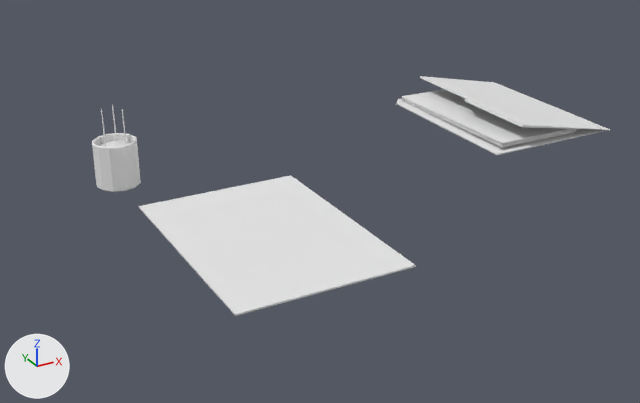
Renders of the FBX model Assets/Models/ModelosSemana3Pedro.fbx from each side of a commit.
One viewpoint serves both versions: a 50 mm lens placed at (-6.51, -7.13, 3.23), pointed at (-2.79, -0.37, -0.15). The axes (+X, +Y, +Z) are drawn at lower left. The lights are the same throughout.

Names of what the first picture shows: 'Caneca', 'Pasta', 'Promocao'.
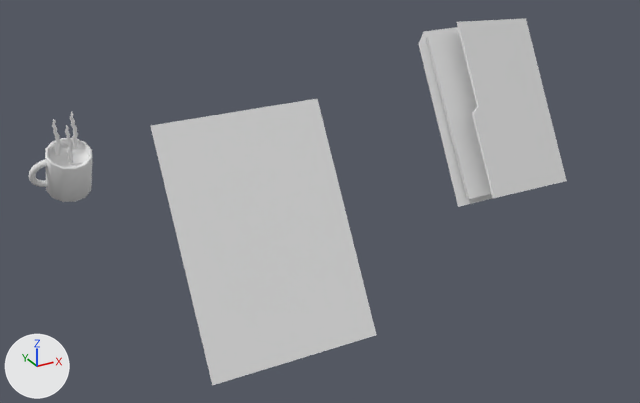
Where the newer file only moved an object's origin or applied its transform, the numbers keep the older frame.

What changed in the scene script:
```text
Change me_pasta_001:
    where me_pasta_001.from_pydata(...)  # 86 vertices, 69 faces; spans x -0.65..0.94, y -0.98..1.02, z -0.09..0.2
    used by ob_pasta; location = (-0.182, 0.423, 0.119)
    me_pasta_001 part 9: the whole mesh is turned 60 degrees about the x axis through the mesh origin
Change me_mesh:
    used by ob_caneca; location = (-4.595, 0.0, 0.465)
    remove me_mesh.from_pydata(...)  # 1336 vertices, 1312 faces; spans x -0.194..0.194, y -0.194..0.332, z -0.205..0.493
    add me_mesh.from_pydata(...)  # 1096 vertices, 1082 faces; spans x -33.241..19.378, y -26.216..49.398, z -25.752..25.752
    me_mesh part 1: the loose piece of 272 vertices spanning x -0.028..0.028, y 0.184..0.332, z -0.145..0.16 is multiplied about the mesh origin by the matrix ((0.0, -100.0, 0.0), (42.262, 0.0, 90.631), (-90.631, 0.0, 42.262))
    me_mesh part 2: the loose piece of 250 vertices spanning x -0.089..-0.078, y -0.033..0.024, z 0.135..0.493 is multiplied about its middle by the matrix ((0.0, -100.0, 0.0), (0.0, 0.0, 100.0), (-100.0, 0.0, 0.0)), then moved by (-6.774, 28.602, 0.556)
    me_mesh part 3: the loose piece of 250 vertices spanning x 0.028..0.039, y 0.04..0.097, z 0.135..0.493 is multiplied about its middle by the matrix ((0.0, -100.0, 0.0), (0.0, 0.0, 100.0), (-100.0, 0.0, 0.0)), then moved by (8.866, 31.464, -2.974)
    me_mesh part 4: the loose piece of 250 vertices spanning x 0.063..0.074, y -0.118..-0.06, z 0.135..0.493 is multiplied about its middle by the matrix ((0.0, -100.0, 0.0), (0.0, 0.0, 100.0), (-100.0, 0.0, 0.0)), then moved by (0.414, 25.798, 12.263)
    me_mesh part 5: a new loose piece of 74 vertices spanning x -19.378..19.378, y -26.216..25.919, z -25.752..25.752, in mat_material (its picture is missing)
    me_mesh part 6: the loose piece of 314 vertices spanning x -0.194..0.194, y -0.194..0.194, z -0.205..0.201 is deleted
    me_mesh part 7: the surface is now shaded smooth
Change me_promocao_001:
    where me_promocao_001.from_pydata(...)  # 8 vertices, 6 faces; spans x -0.72..0.72, y -1.0..1.0, z -0.01..0.01
    used by ob_promocao; location = (-3.841, -1.423, 0.197)
    me_promocao_001 part 8: the whole mesh is turned 60 degrees about the x axis through its middle
Change ob_caneca:
    ob_caneca.location: (-4.595, 0.0, 0.465) -> (-5.004, 0.007, 0.467)
    ob_caneca.rotation_euler: (0.0, 0.0, 0.0) -> (1.571, 0.0, 0.0)  # degrees (0, 0, 0) -> degrees (90, 0, 0)
    ob_caneca.scale: (1.0, 1.0, 1.0) -> (0.01, 0.01, 0.01)
```

Where the change shows, as pixel boxes [x1, y1, x2, y2] in the pictures (640 x 403 px; the box of a moved part takes in the faces that stretch with it):
'Promocao', mesh turned: before [139, 175, 416, 316]; after [150, 99, 376, 385]
'Pasta', mesh turned: before [397, 76, 610, 155]; after [418, 18, 567, 207]
'Caneca', reshaped, moved, turned, rescaled: before [92, 104, 141, 192]; after [29, 112, 92, 202]
part 1 of me_mesh, moved or reshaped (not visible before): after [29, 160, 48, 187]
part 2 of me_mesh, moved or reshaped: before [101, 109, 106, 147]; after [52, 119, 61, 156]
part 3 of me_mesh, moved or reshaped: before [112, 104, 117, 144]; after [70, 112, 78, 150]
part 4 of me_mesh, moved or reshaped: before [122, 109, 126, 145]; after [65, 125, 74, 165]
part 5 of me_mesh, added: after [45, 138, 92, 202]
part 6 of me_mesh, deleted: before [92, 133, 141, 192]
